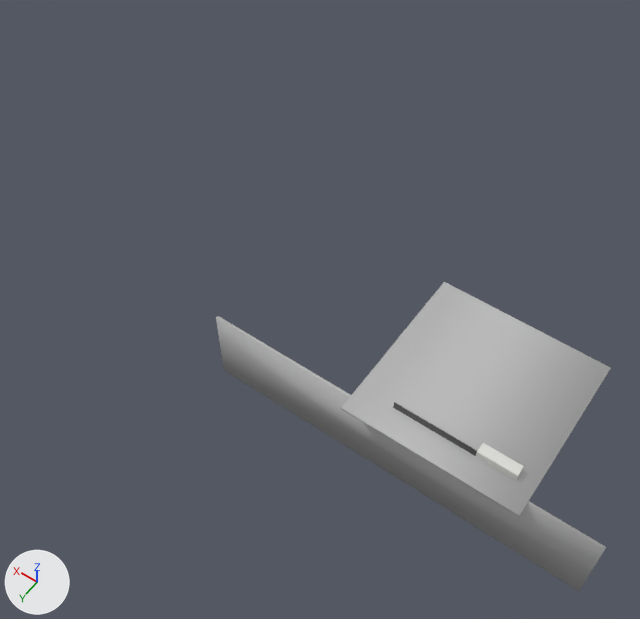
Renders of the glTF model model1.glb from each side of a commit.
Camera for both pictures: a 50 mm camera at (-24850.0, 17857.0, 25691.0) aimed at (-14158.0, 2887.0, 2166.0). Lighting does not change. The marker at lower left points along +X, +Y and +Z. The picture after the commit comes second. Where no turn or scale is listed for an object, it has been applied to the vertices.

In view in the first picture: 'DS2023072103xz0001', 'DS2023072103xz006' and 2 more.
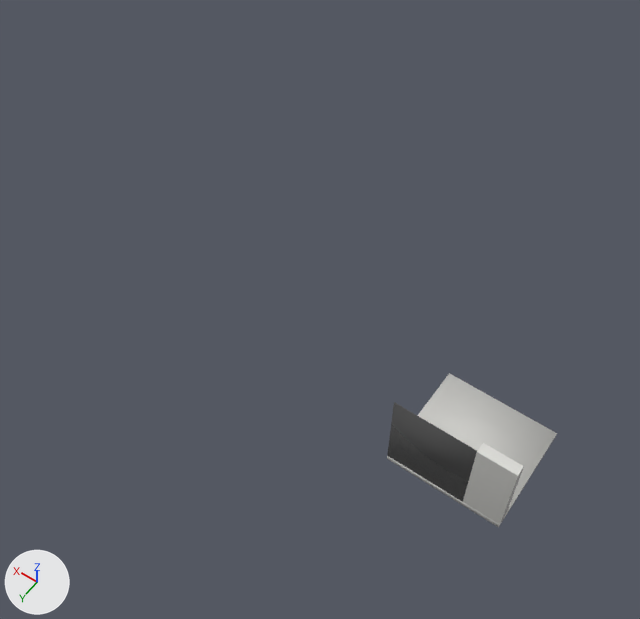
Where the change shows, as pixel boxes (x1, y1, x2, y2) in the pictures (640 x 619 px):
'DS2023072103xz006', deleted: before (341, 282, 611, 517)
'DS2023072103xz0001', deleted: before (216, 316, 606, 591)
'om.cn_3', unchanged, uncovered by the edit: after (387, 373, 557, 527)
'om.cn_4', unchanged, uncovered by the edit: before (393, 402, 477, 456); after (387, 402, 477, 502)
'om.cn_5', unchanged, uncovered by the edit: before (476, 443, 524, 480); after (463, 443, 524, 525)

The change, as a list of edits to the scene's bpy script:
```text
Remove ob_ds2023072103xz0001:
    ob_ds2023072103xz0001 = bpy.data.objects.new('DS2023072103xz0001', me_ds2023072103xz0001)
    ob_ds2023072103xz0001.location = (-18741.0, 5585.0, 0.0)
Remove ob_ds2023072103xz006:
    ob_ds2023072103xz006 = bpy.data.objects.new('DS2023072103xz006', me_ds2023072103xz006)
    ob_ds2023072103xz006.location = (-20861.0, 4206.0, 4195.0)
```
